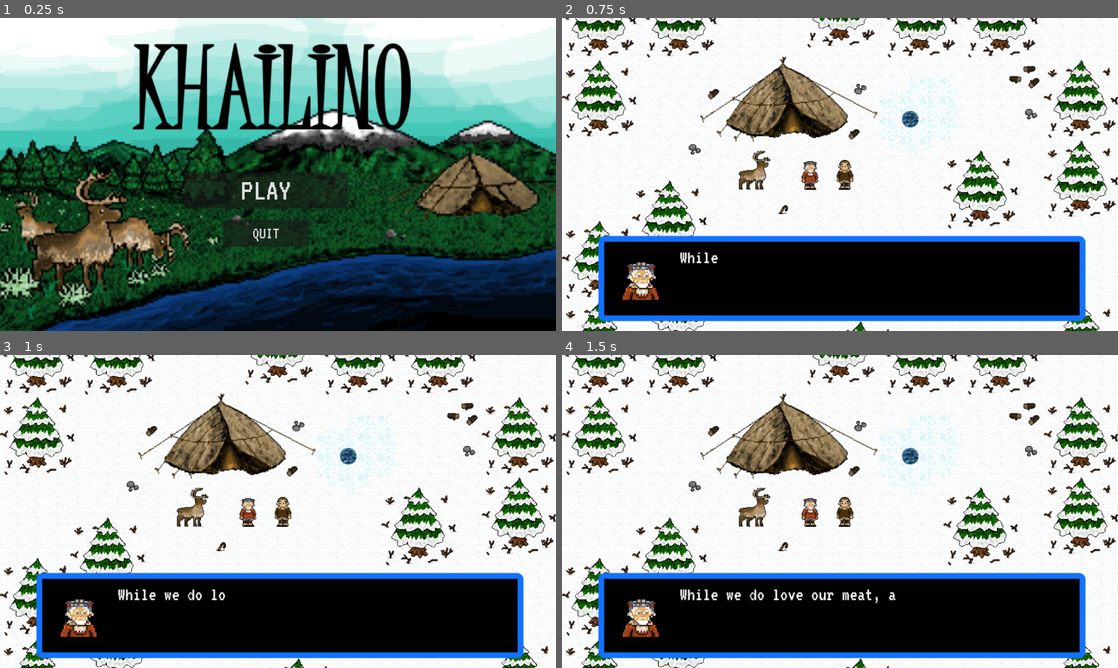
Above: before the commit, frames 1-4 (two rows, left to right).
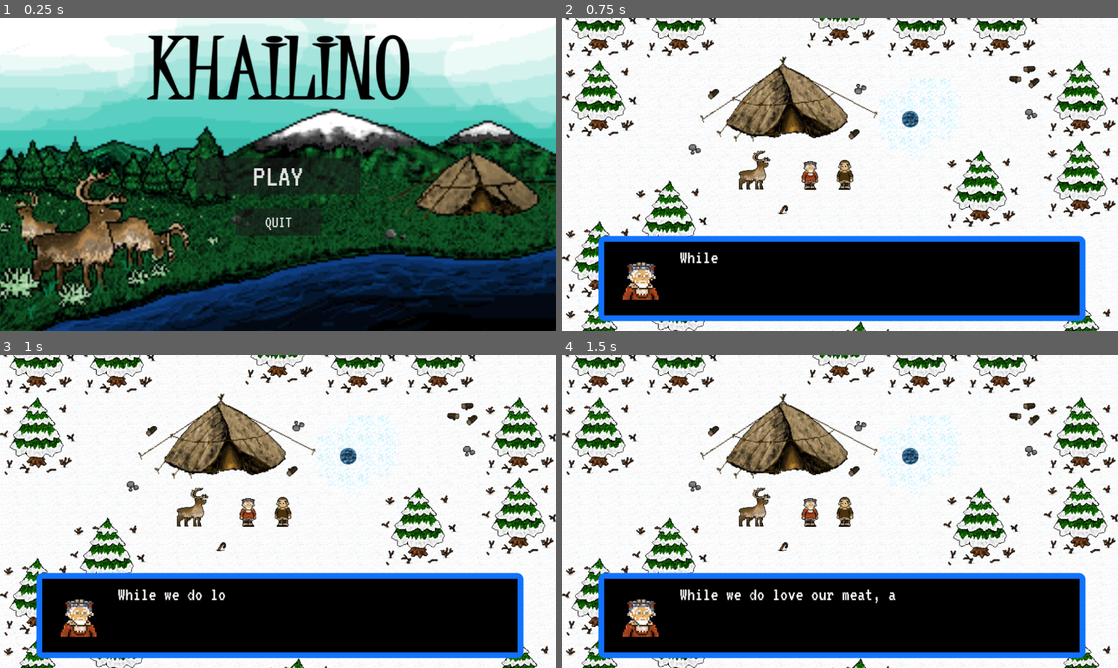
Above: after the commit, the same moments.

Repository: xkolyaskin/Mycrosoffed-Studios
Game: Godot game, scene res://menu.tscn
Same seed, same stepped clock (60 frames per second), same inputs: the game is played once before the commit and once after it. This scene is started directly instead of the project's main scene.
Inputs:
- Up to frame 1 (0.25 s): no input
- Up to frame 2 (0.75 s): click "PLAY" at 0.5 s
- Up to frame 3 (1 s): no input
- Up to frame 4 (1.5 s): hold D (move_right) from 1.28 s (still down); tap Space (interact) at 1.35 s

The runs differ from the first frame. In frame 1, 9.9% of the frame differs, in the area x 23-74%, y 5-74%; in frame 2, nothing differs; in frame 3, nothing differs; in frame 4, nothing differs.

Commit message:
menu fixes

Diff:
--- a/new-game-project/menu.tscn
+++ b/new-game-project/menu.tscn
@@ -14,26 +14,26 @@
 texture = ExtResource("1_lti8b")
 
 [node name="Play" type="Button" parent="."]
-offset_left = 381.0
-offset_top = 319.0
-offset_right = 721.0
-offset_bottom = 394.0
+offset_left = 406.0
+offset_top = 290.0
+offset_right = 746.0
+offset_bottom = 365.0
 theme_override_fonts/font = ExtResource("2_ouk20")
 theme_override_font_sizes/font_size = 65
 text = "PLAY"
 
 [node name="Quit" type="Button" parent="."]
-offset_left = 462.0
-offset_top = 418.0
-offset_right = 640.0
-offset_bottom = 474.0
+offset_left = 488.0
+offset_top = 395.0
+offset_right = 666.0
+offset_bottom = 451.0
 theme_override_fonts/font = ExtResource("2_ouk20")
 theme_override_font_sizes/font_size = 35
 text = "QUIT"
 
 [node name="Khailino" type="Sprite2D" parent="."]
-position = Vector2(563, 142)
-scale = Vector2(1.49095, 1.49095)
+position = Vector2(576.727, 102.399)
+scale = Vector2(1.40663, 1.11738)
 texture = ExtResource("4_4hy44")
 
 [connection signal="pressed" from="Play" to="." method="_on_play_pressed"]
